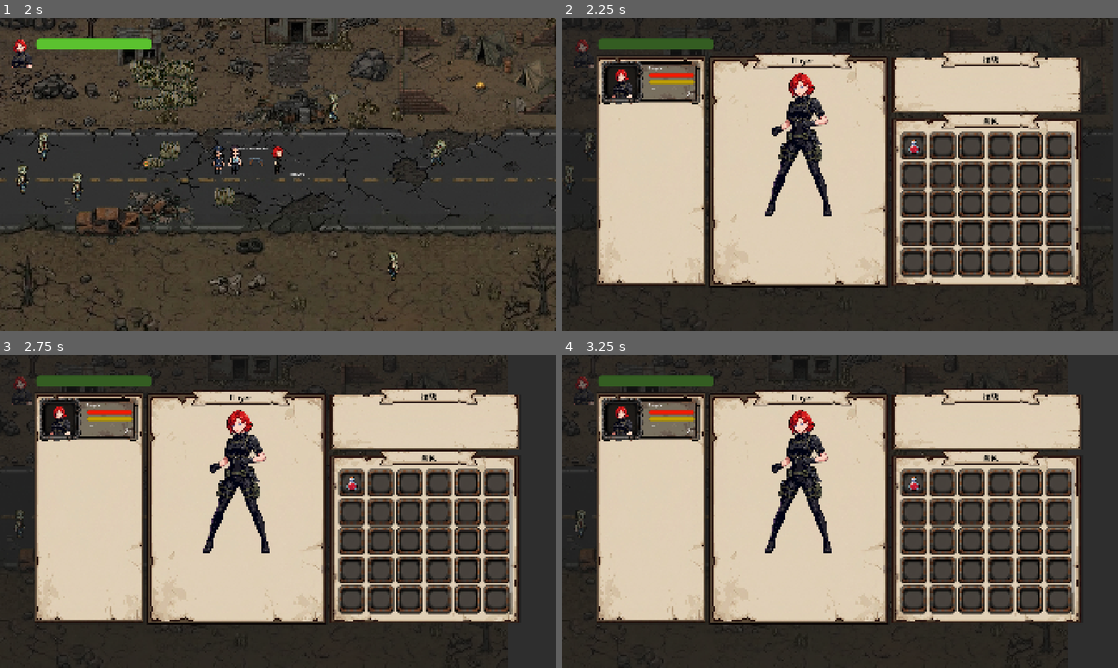
Above: before the commit, frames 1-4 (two rows, left to right).
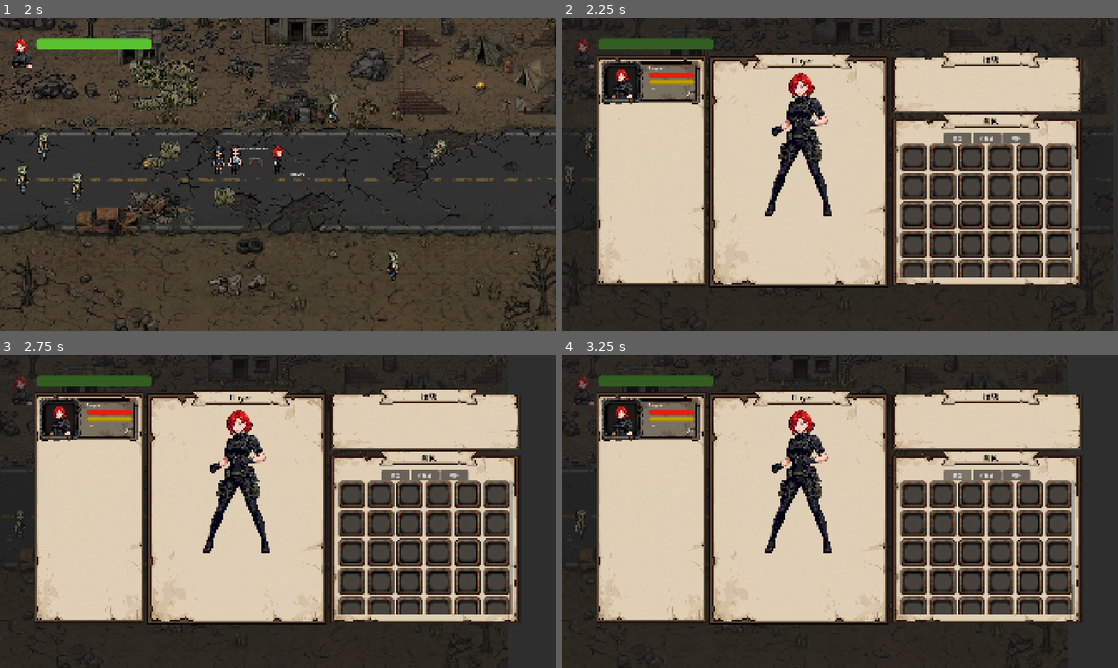
Above: after the commit, the same moments.

Repository: qq191734369/doomsday-evolution-record
Game: Godot game, scene res://Game/Main.tscn
Same seed, same stepped clock (60 frames per second), same inputs: the game is played once before the commit and once after it. The project has no main scene, so this scene is started directly.
Inputs (mouse positions are in pixels of both pictures, inside the frame that each line leads up to):
- Up to frame 1 (2 s): move the mouse to (400, 158) at 0.52 s; hold Right (right) 0.53-1.25 s; hold X (attack) 0.53-1.25 s; click (400, 158) at 0.67 s; drag from (166, 190) to (44, 149) at 1.27 s
- Up to frame 2 (2.25 s): move the mouse to (895, 105) at 2.02 s; hold Right (right) from 2.03 s (still down); tap P (show_party_ui) at 2.1 s
- Up to frame 3 (2.75 s): keep holding Right (right)
- Up to frame 4 (3.25 s): release Right (right) at 2.75 s; click (956, 473) at 2.75 s, where only the run after the commit has a clickable "装备"

Frame 1 is identical in both runs. In frame 2, 8.5% of the frame differs, in the area x 60-93%, y 36-83%; in frame 3, 8.5%; in frame 4, 8.5%.

Commit message:
添加物品选项卡

Diff:
--- a/Game/Scene/UI/BagContainer_UI.tscn
+++ b/Game/Scene/UI/BagContainer_UI.tscn
@@ -3,6 +3,7 @@
 [ext_resource type="Script" uid="uid://dlvntihpoyncx" path="res://Game/Scripts/UI/bag_container_ui.gd" id="1_8s8d0"]
 [ext_resource type="Texture2D" uid="uid://m5bevnni5sq5" path="res://Assets/UI/Status/status_bg.png" id="1_mxpeo"]
 [ext_resource type="Texture2D" uid="uid://cv75nmas4b8ei" path="res://Assets/UI/Status/title_bg.png" id="2_8s8d0"]
+[ext_resource type="PackedScene" uid="uid://clidtp6deo8i6" path="res://Game/Scene/UI/BagItem_UI.tscn" id="3_kbo1b"]
 
 [node name="BagContainer" type="Panel" unique_id=67285212]
 anchors_preset = -1
@@ -33,9 +34,35 @@
 grow_horizontal = 2
 grow_vertical = 2
 theme_override_constants/margin_left = 30
-theme_override_constants/margin_top = 50
+theme_override_constants/margin_top = 90
 theme_override_constants/margin_right = 30
 theme_override_constants/margin_bottom = 30
+
+[node name="TabContainer" type="HBoxContainer" parent="." unique_id=888888881]
+layout_mode = 1
+anchors_preset = -1
+anchor_left = 0.5
+anchor_right = 0.5
+offset_left = -150.0
+offset_top = 55.0
+offset_right = 150.0
+offset_bottom = 85.0
+grow_horizontal = 2
+
+[node name="Button_Equipment" type="Button" parent="TabContainer" unique_id=888888882]
+layout_mode = 2
+size_flags_horizontal = 3
+text = "装备"
+
+[node name="Button_Consumable" type="Button" parent="TabContainer" unique_id=888888883]
+layout_mode = 2
+size_flags_horizontal = 3
+text = "消耗品"
+
+[node name="Button_Material" type="Button" parent="TabContainer" unique_id=888888884]
+layout_mode = 2
+size_flags_horizontal = 3
+text = "材料"
 
 [node name="ScrollContainer" type="ScrollContainer" parent="MarginContainer" unique_id=1725488533]
 layout_mode = 2
@@ -43,6 +70,9 @@
 [node name="GridContainer" type="GridContainer" parent="MarginContainer/ScrollContainer" unique_id=641535398]
 layout_mode = 2
 columns = 6
+
+[node name="BagItem" parent="MarginContainer/ScrollContainer/GridContainer" unique_id=1569717396 instance=ExtResource("3_kbo1b")]
+layout_mode = 2
 
 [node name="TextureRect_Name" type="TextureRect" parent="." unique_id=1157552926]
 layout_mode = 1
--- a/Game/Scene/UI/BagItem_UI.tscn
+++ b/Game/Scene/UI/BagItem_UI.tscn
@@ -39,6 +39,14 @@
 offset_bottom = -0.040008545
 horizontal_alignment = 2
 
+[node name="Label_Fallback" type="Label" parent="." unique_id=1896505424]
+layout_mode = 0
+offset_left = 12.0
+offset_top = 30.0
+offset_right = 84.0
+offset_bottom = 47.0
+theme_override_font_sizes/font_size = 10
+
 [node name="Ghost" type="TextureRect" parent="." unique_id=999999999]
 visible = false
 top_level = true
--- a/Game/Scripts/UI/bag_container_ui.gd
+++ b/Game/Scripts/UI/bag_container_ui.gd
@@ -3,25 +3,60 @@
 class_name BagContainerNode
 
 signal item_swapped(from_idx: int, to_idx: int)
+signal tab_changed(tab_type: String)
+
+enum BagTab {EQUIPMENT, CONSUMABLE, MATERIAL}
+var current_tab: BagTab = BagTab.EQUIPMENT
 
 # 格子数量
 @export var slot_num = 36
 
 @onready var grid_container: GridContainer = $MarginContainer/ScrollContainer/GridContainer
+@onready var btn_equipment: Button = $TabContainer/Button_Equipment
+@onready var btn_consumable: Button = $TabContainer/Button_Consumable
+@onready var btn_material: Button = $TabContainer/Button_Material
 
 const BAG_ITEM_UI = preload("uid://clidtp6deo8i6")
 
 var dragging_slot: BagItemSlot = null
 var slots: Array[BagItemSlot] = []
+var current_bag_data: Array = []
 
 func _ready():
-	pass
+	btn_equipment.button_down.connect(func(): _on_tab_selected(BagTab.EQUIPMENT))
+	btn_consumable.button_down.connect(func(): _on_tab_selected(BagTab.CONSUMABLE))
+	btn_material.button_down.connect(func(): _on_tab_selected(BagTab.MATERIAL))
+	_update_tab_buttons()
+
+func _update_tab_buttons():
+	btn_equipment.button_pressed = current_tab == BagTab.EQUIPMENT
+	btn_consumable.button_pressed = current_tab == BagTab.CONSUMABLE
+	btn_material.button_pressed = current_tab == BagTab.MATERIAL
+
+func _on_tab_selected(tab: BagTab):
+	if current_tab == tab:
+		return
+	current_tab = tab
+	_update_tab_buttons()
+	tab_changed.emit(_get_tab_type_name())
+	_update_slots()
+
+func _get_tab_type_name() -> String:
+	match current_tab:
+		BagTab.EQUIPMENT:
+			return "equipment"
+		BagTab.CONSUMABLE:
+			return "consume"
+		BagTab.MATERIAL:
+			return "materals"
+	return "consume"
 
 func _waitDone():
 	await get_tree().process_frame
 	await get_tree().process_frame
 
-func init_slot():
+func init_slot(bag_data: Array):
+	current_bag_data = bag_data
 	for item in grid_container.get_children():
 		item.queue_free()
 	slots.clear()
@@ -35,6 +70,15 @@
 		bag_slot.drag_ended.connect(_on_slot_drag_ended)
 
 	await _waitDone()
+	_update_slots()
+
+func _update_slots():
+	for i in slots.size():
+		var slot = slots[i] as BagItemSlot
+		if i < current_bag_data.size() and current_bag_data[i] != null:
+			slot.init(current_bag_data[i], i)
+		else:
+			slot.clear()
 
 func _on_slot_drag_started(slot: BagItemSlot):
 	dragging_slot = slot
--- a/Game/Scripts/UI/bag_item_ui.gd
+++ b/Game/Scripts/UI/bag_item_ui.gd
@@ -8,6 +8,7 @@
 @onready var texture_rect_item_view: TextureRect = $MarginContainer/TextureRect_ItemView
 @onready var label_stack_num: Label = $Label_StackNum
 @onready var ghost: TextureRect = $Ghost
+@onready var label_fallback: Label = $Label_Fallback
 
 @export var item_database: ItemDatabase
 
@@ -29,6 +30,8 @@
 				label_stack_num.text = str(_data.count)
 			else:
 				label_stack_num.text = ""
+		else :
+			label_fallback.text = _data.name
 	get():
 		return _data
 
--- a/Game/Scripts/UI/party_detail_controller.gd
+++ b/Game/Scripts/UI/party_detail_controller.gd
@@ -11,6 +11,7 @@
 
 # 存储当前激活的PartyItem
 var active_party_item: PartyItemNode = null
+var active_character_data: GameData.CharacterInfo = null
 
 var is_opening_member: bool = false
 
@@ -29,32 +30,47 @@
 	is_opening_member = false
 
 func load_bag_items(character_data: GameData.CharacterInfo) -> void:
+	active_character_data = character_data
+	_ensure_bag_arrays_size()
 	if bag_container.item_swapped.is_connected(_on_item_swapped):
 		bag_container.item_swapped.disconnect(_on_item_swapped)
+	if bag_container.tab_changed.is_connected(_on_tab_changed):
+		bag_container.tab_changed.disconnect(_on_tab_changed)
 	bag_container.item_swapped.connect(_on_item_swapped)
-	await bag_container.init_slot()
-	_populate_bag_items(character_data)
+	bag_container.tab_changed.connect(_on_tab_changed)
+	await bag_container.init_slot(_get_current_bag_data())
+
+func _get_current_bag_data() -> Array:
+	match bag_container.current_tab:
+		BagContainerNode.BagTab.EQUIPMENT:
+			return active_character_data.bag.equipment
+		BagContainerNode.BagTab.CONSUMABLE:
+			return active_character_data.bag.consume
+		BagContainerNode.BagTab.MATERIAL:
+			return active_character_data.bag.materals
+	return active_character_data.bag.consume
+
+func _ensure_bag_arrays_size():
+	while active_character_data.bag.equipment.size() < bag_container.slot_num:
+		active_character_data.bag.equipment.append(null)
+	while active_character_data.bag.consume.size() < bag_container.slot_num:
+		active_character_data.bag.consume.append(null)
+	while active_character_data.bag.materals.size() < bag_container.slot_num:
+		active_character_data.bag.materals.append(null)
+
+func _on_tab_changed(tab_type: String):
+	_ensure_bag_arrays_size()
+	await bag_container.init_slot(_get_current_bag_data())
 
 func _on_item_swapped(from_idx: int, to_idx: int):
-	var consume = active_party_item.data.bag.consume
 	if from_idx < 0 or to_idx < 0 or from_idx == to_idx:
 		return
-	if from_idx >= consume.size() or to_idx >= consume.size():
+	var bag_data = _get_current_bag_data()
+	if from_idx >= bag_data.size() or to_idx >= bag_data.size():
 		return
-	var item_from = consume[from_idx]
-	consume[from_idx] = consume[to_idx]
-	consume[to_idx] = item_from
-
-func _populate_bag_items(character_data: GameData.CharacterInfo) -> void:
-	var consume = character_data.bag.consume
-	while consume.size() < bag_container.slots.size():
-		consume.append(null)
-	for i in bag_container.slots.size():
-		var slot = bag_container.slots[i] as BagItemSlot
-		if i < consume.size() and consume[i] != null:
-			slot.init(consume[i], i)
-		else:
-			slot.clear()
+	var item_from = bag_data[from_idx]
+	bag_data[from_idx] = bag_data[to_idx]
+	bag_data[to_idx] = item_from
 
 func show_party_panel() -> PartyDetailController:
 	var party_container = v_box_container_party_list
